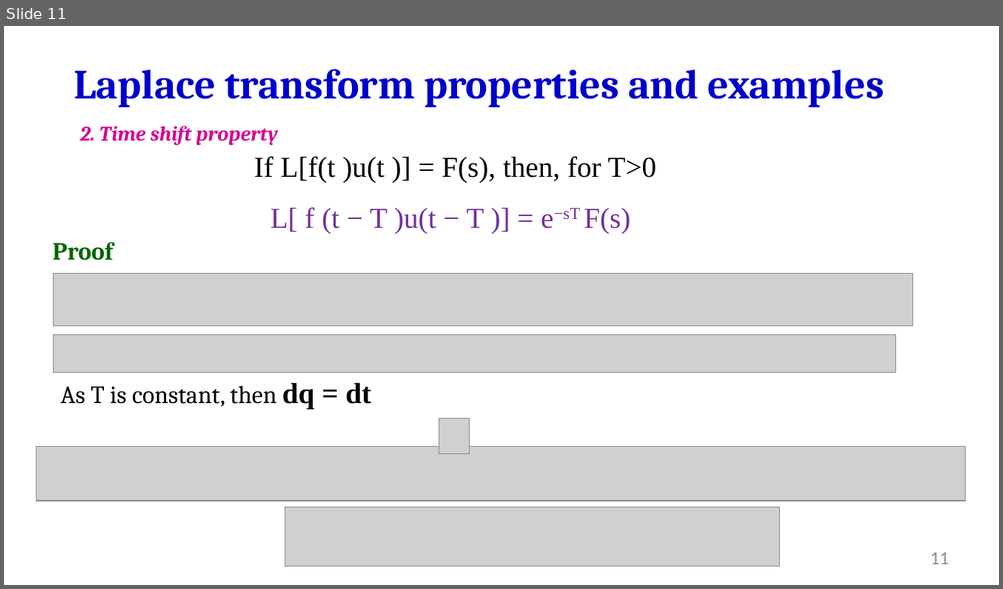
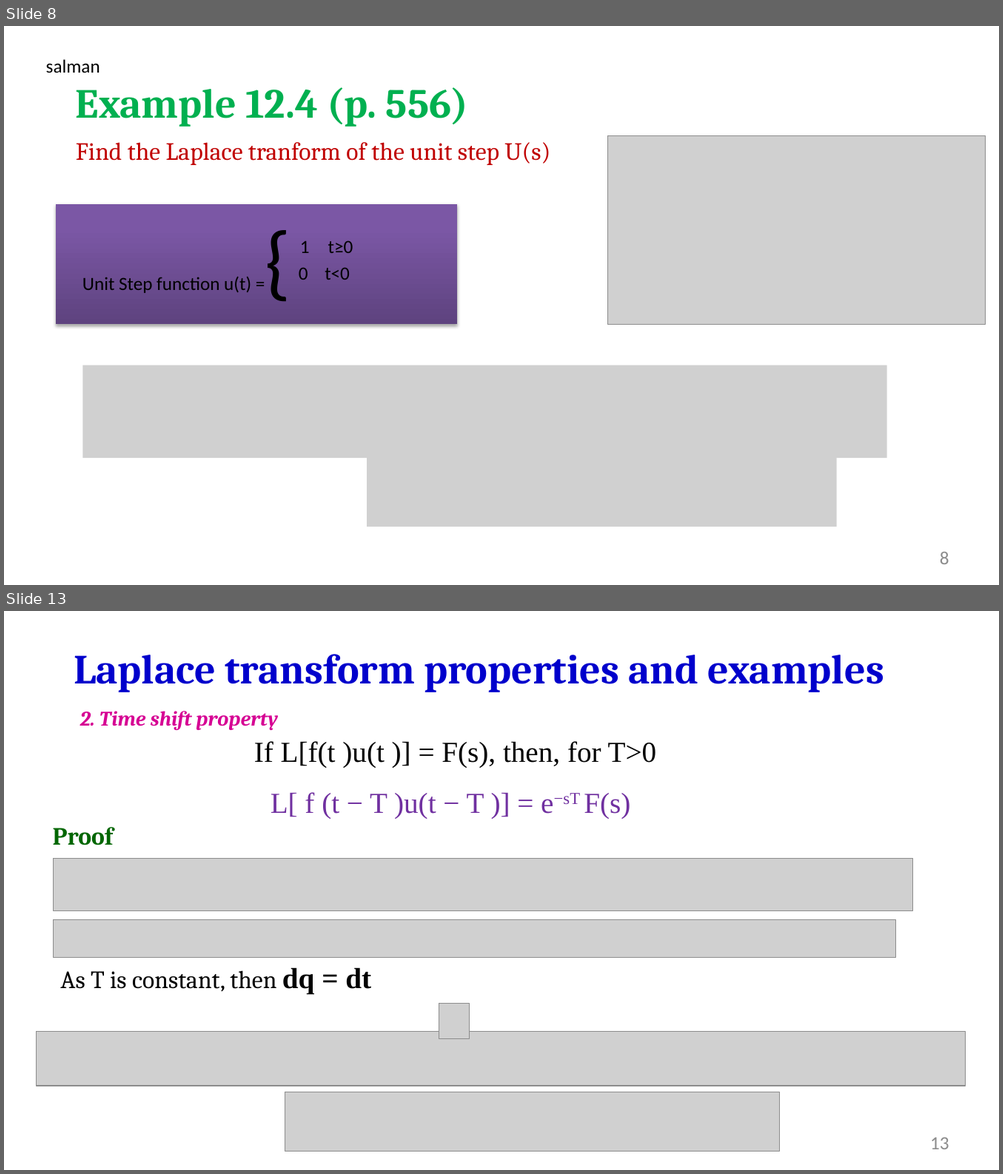
Before and after one commit to salmanrazzaq1993/AUM-WORK, a slide deck: PP WORK/Instructor Version/Week 2/Week 2 lecture 2 LT.pptx. Shown one above the other, each under a label of ours: slide 11 before the commit, slides 8 and 13 after it; the slides between them are not shown. The pictures are 1003x589 and 1003x1174 pixels, drawn with LibreOffice and Linux fonts; fonts in the diff are those of the drawing; grey boxes stand for pictures; background and template pictures are left out. Boxes give left, top, right and bottom in pixels: in the first picture for what was removed or moved away, otherwise in the second. Text is boxed around its words. In the diff, an @@ line names an element or a change of style, - is before the commit and + after.

```diff
--- a/PP WORK/Instructor Version/Week 2/Week 2 lecture 2 LT.pptx
+++ b/PP WORK/Instructor Version/Week 2/Week 2 lecture 2 LT.pptx
@@ slide 8 added at (x1=4, y1=26, x2=999, y2=585), background picture (left out) @@
@@ text added at (x1=46, y1=59, x2=100, y2=73), 18 pt, text #000000 @@
+salman
@@ text added at (x1=76, y1=87, x2=468, y2=127), 40 pt, text #00B050, bold @@
+Example 12.4 (p. 556)
@@ picture added at (x1=608, y1=136, x2=986, y2=324) @@
@@ text added at (x1=76, y1=142, x2=550, y2=165), 24 pt, text #C00000 @@
+Find the Laplace tranform of the unit step U(s)
@@ rectangle added at (x1=56, y1=204, x2=457, y2=324), fill gradient #5F4480 to #7B58A6 to #7C57A8 @@
@@ text added at (x1=328, y1=241, x2=353, y2=253), 18 pt, text #000000 @@
+1 t≥0
@@ text added at (x1=299, y1=267, x2=350, y2=280), 18 pt, text #000000 @@
+0 t<0
@@ text added at (x1=82, y1=277, x2=251, y2=293), 18 pt, text #000000 @@
+Unit Step function u(t) ={
@@ picture added at (x1=83, y1=366, x2=888, y2=459) @@
@@ picture added at (x1=367, y1=457, x2=836, y2=528) @@
@@ page number added at (x1=939, y1=552, x2=949, y2=565), 18 pt, text #8C8C8C @@
+8
@@ what was slide 11 is now slide 13 @@
@@ page number at (x1=930, y1=1138, x2=949, y2=1150): text changed @@
-11
+13
```
Also in this commit, not shown: 10 slides changed, 1 other slide added.
